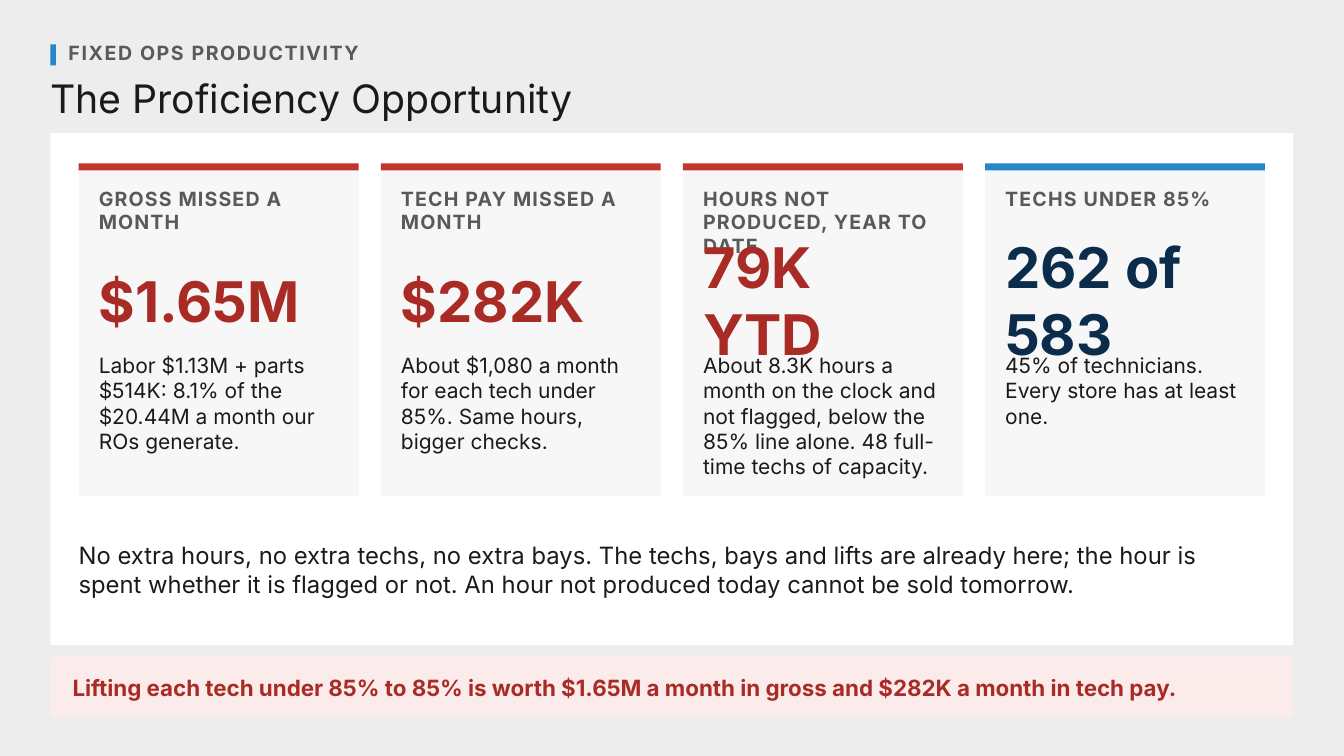
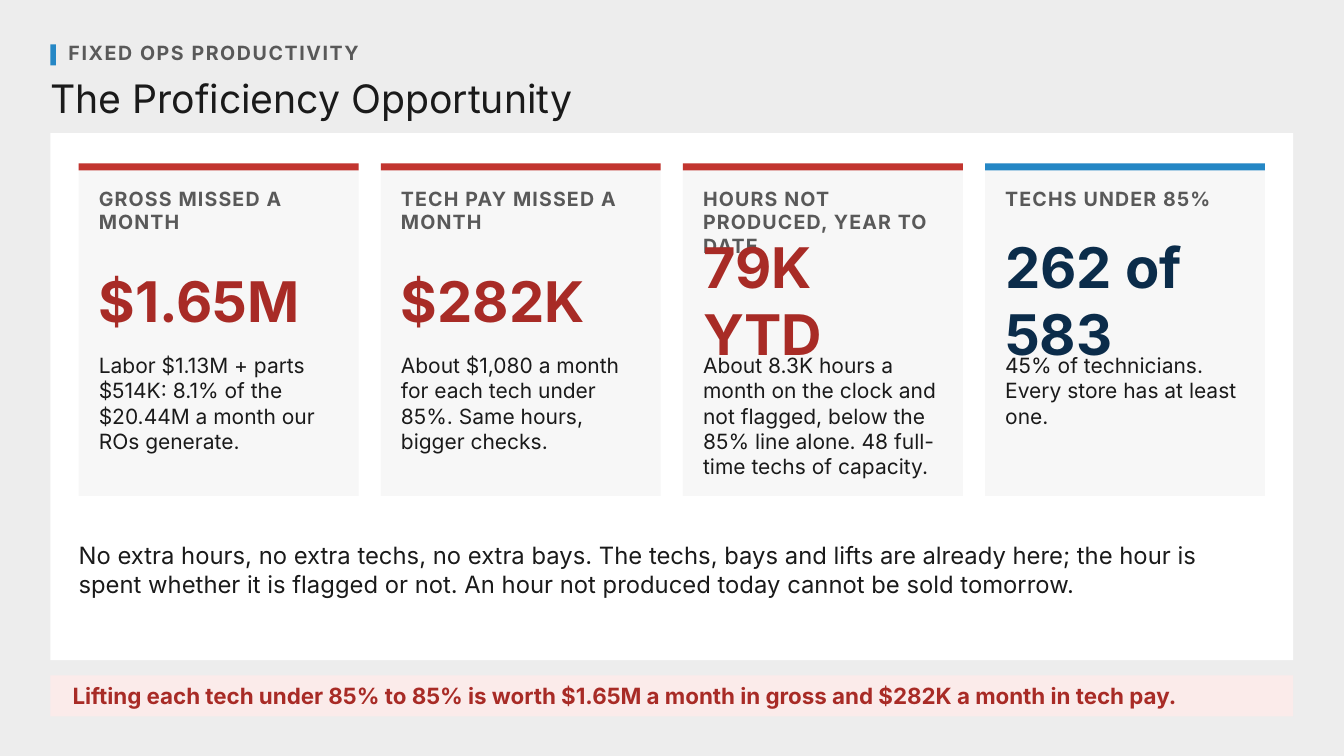
Before and after one commit to Ndresner/Noah, a slide deck: slide 4 of day2-deck/decks/Technician Proficiency - House Style.pptx. Drawn at 1344x756 pixels with LibreOffice and Linux fonts; fonts in the diff are those of the drawing. Boxes give left, top, right and bottom in pixels: in the first picture for what was removed or moved away, otherwise in the second. Text is boxed around its words. In the diff, an @@ line names an element or a change of style, - is before the commit and + after.

```diff
--- a/day2-deck/decks/Technician Proficiency - House Style.pptx
+++ b/day2-deck/decks/Technician Proficiency - House Style.pptx
@@ rectangle: place and size @@
-rectangle at [50, 133, 1294, 645]
+rectangle at [50, 133, 1294, 660]
@@ rectangle: place and size @@
-rectangle at [50, 657, 1294, 718]
+rectangle at [50, 676, 1294, 717]
@@ text "Lifting each tech under 85% ...": place and size @@
-text "Lifting each tech under 85% ..." at [73, 677, 1176, 701]
+text "Lifting each tech under 85% ..." at [73, 685, 1176, 709]
```
Also in this commit, not shown: 7 other slides changed, 20 other files.
